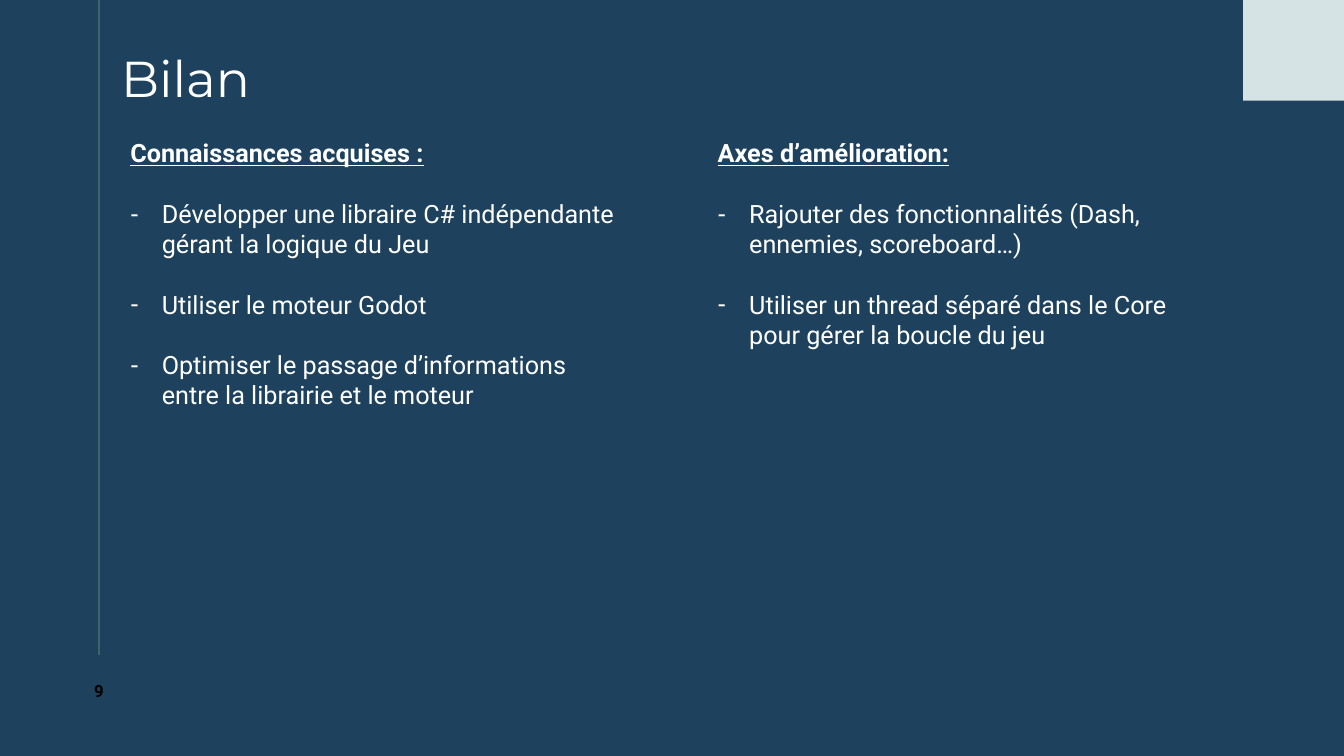
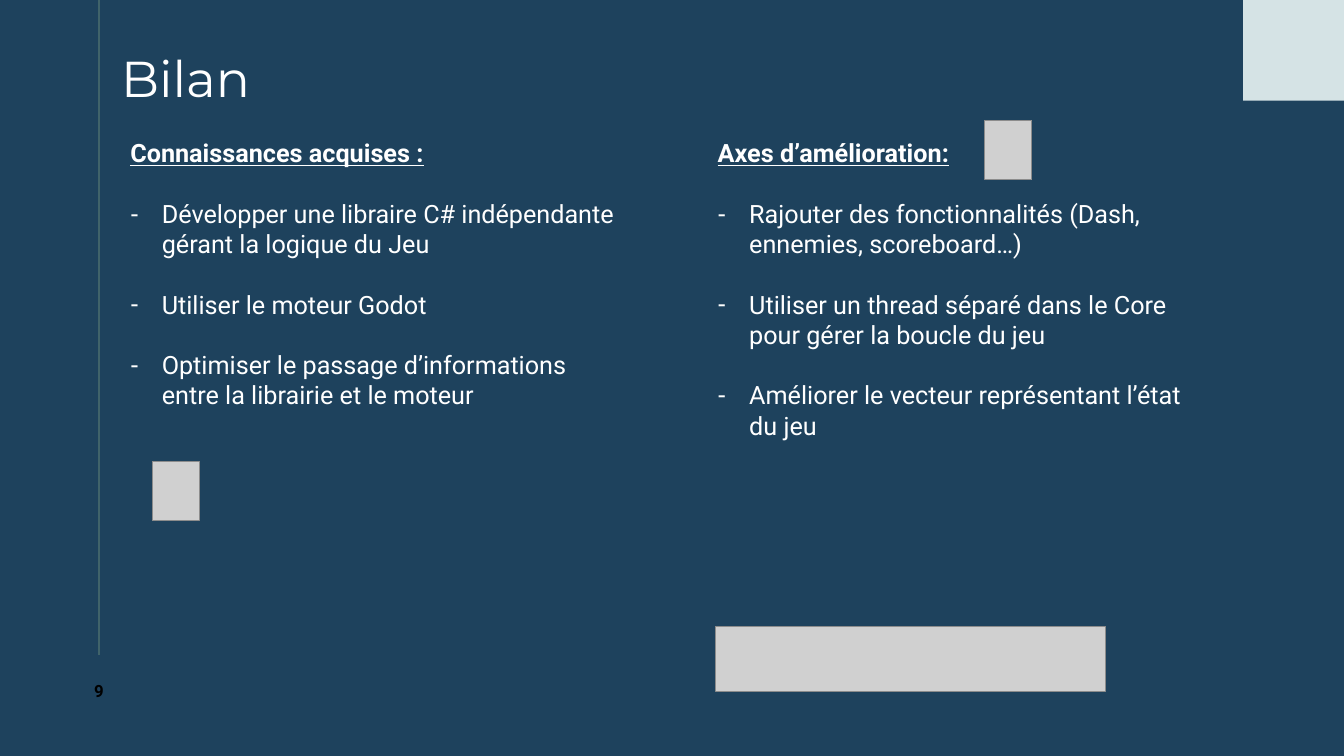
Before and after one commit to xaxam2001/Snake, a slide deck: slide 9 of Snake game.pptx. Drawn at 1344x756 pixels with LibreOffice and Linux fonts; fonts in the diff are those of the drawing; grey boxes stand for pictures. Boxes give left, top, right and bottom in pixels: in the first picture for what was removed or moved away, otherwise in the second. Text is boxed around its words. In the diff, an @@ line names an element or a change of style, - is before the commit and + after.

```diff
--- a/Snake game.pptx
+++ b/Snake game.pptx
@@ picture added at <box>985,120,1032,179</box> @@
@@ text at <box>749,385,1181,441</box>: paragraph added @@
+– Améliorer le vecteur représentant l’état du jeu
@@ picture added at <box>152,461,200,520</box> @@
@@ picture added at <box>715,627,1106,692</box> @@
```
Also in this commit, not shown: 6 other slides changed.
